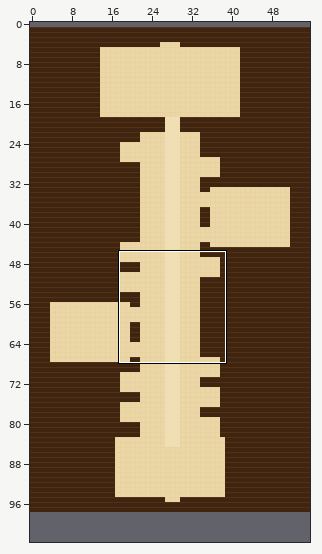
Tiled map (JSON) -- maps/rank13.tmj. The picture above shows the old version from afar; the outline marks the close-up.
Close-up. Earlier state:
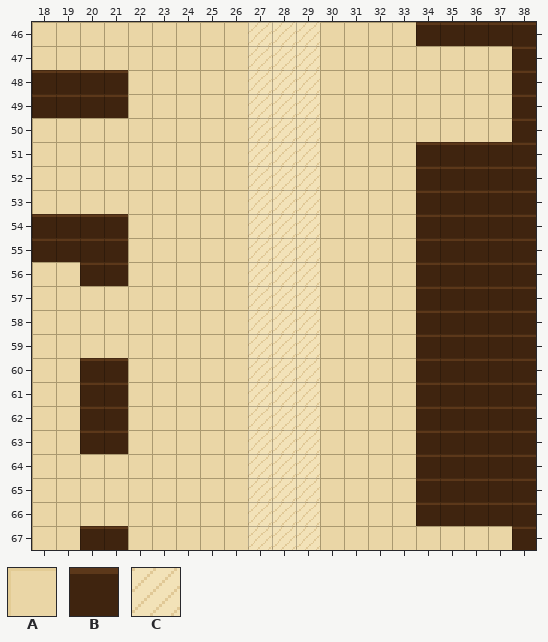
Cells are 16x16 px. Shown: x 18..38, y 46..67. The commit also changed other parts of the map, which this record leaves out. The old version is drawn lined up with the new one.
Key: from "draft": A 0, B 1, C 5.
_ is an empty cell.
Layer "ground" before, first column x 18:
46 AAAAAAAAACCCAAAABBBBB
47 AAAAAAAAACCCAAAAAAAAB
48 BBBBAAAAACCCAAAAAAAAB
49 BBBBAAAAACCCAAAAAAAAB
50 AAAAAAAAACCCAAAAAAAAB
51 AAAAAAAAACCCAAAABBBBB
52 AAAAAAAAACCCAAAABBBBB
53 AAAAAAAAACCCAAAABBBBB
54 BBBBAAAAACCCAAAABBBBB
55 BBBBAAAAACCCAAAABBBBB
56 AABBAAAAACCCAAAABBBBB
57 AAAAAAAAACCCAAAABBBBB
58 AAAAAAAAACCCAAAABBBBB
59 AAAAAAAAACCCAAAABBBBB
60 AABBAAAAACCCAAAABBBBB
61 AABBAAAAACCCAAAABBBBB
62 AABBAAAAACCCAAAABBBBB
63 AABBAAAAACCCAAAABBBBB
64 AAAAAAAAACCCAAAABBBBB
65 AAAAAAAAACCCAAAABBBBB
66 AAAAAAAAACCCAAAABBBBB
67 AABBAAAAACCCAAAAAAAAB
The same view after the edit:
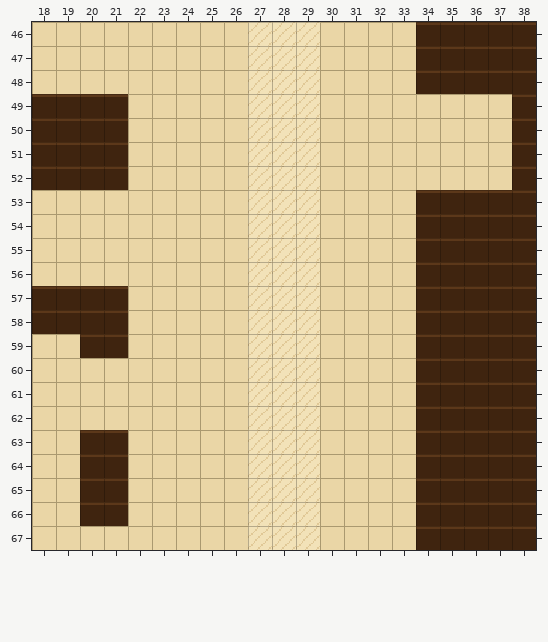
Changes in this commit:
map size 56x97 -> 56x104 cells (old content now starts at 0,1; both pictures use the new coordinates)
Layer "ground":
Tile B becomes tile A in row 48 at x 18 to 21; in rows 51 to 52 at x 34 to 37; in rows 54 to 55 at x 18 to 21; in row 56 at x 20 to 21; in rows 60 to 62 at x 20 to 21; in row 67 at x 20 to 21.
Tile A becomes tile B in rows 47 to 48 at x 34 to 37; in rows 50 to 52 at x 18 to 21; in rows 57 to 58 at x 18 to 21; in row 59 at x 20 to 21; in rows 64 to 66 at x 20 to 21; in row 67 at x 34 to 37.
Changed places in both close-ups, as pixel boxes (x1, y1, x2, y2):
changed: (416, 46, 512, 94)
changed: (32, 70, 128, 94)
changed: (32, 118, 128, 190)
changed: (416, 142, 512, 190)
changed: (32, 214, 128, 430)
changed: (80, 454, 128, 550)
changed: (416, 526, 512, 550)
